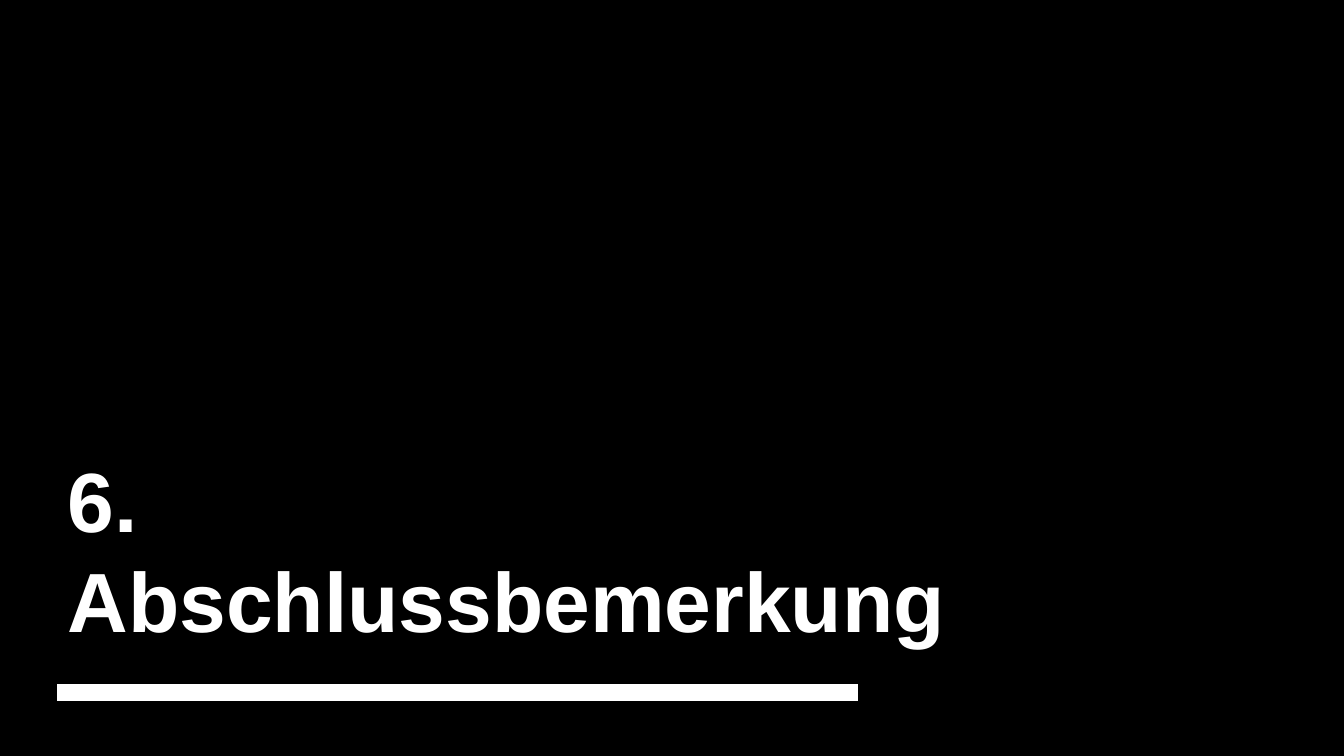
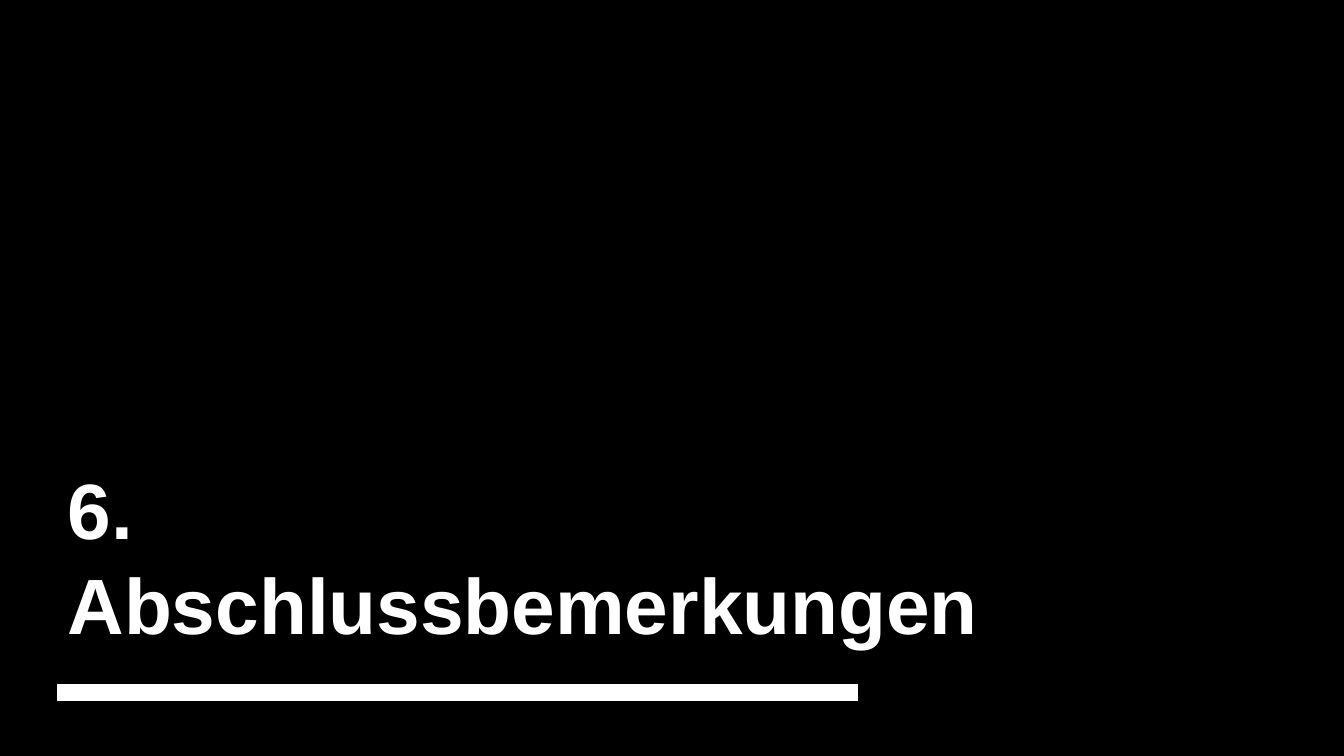
Before and after one commit to zurdavid/projektpraktikum-datascience, a slide deck: slide 80 of präsentationen/Abschlusspräsentation_Entwurf.pptx. Drawn at 1344x756 pixels with LibreOffice and Linux fonts; fonts in the diff are those of the drawing. Boxes give left, top, right and bottom in pixels: in the first picture for what was removed or moved away, otherwise in the second. Text is boxed around its words. In the diff, an @@ line names an element or a change of style, - is before the commit and + after.

```diff
--- a/präsentationen/Abschlusspräsentation_Entwurf.pptx
+++ b/präsentationen/Abschlusspräsentation_Entwurf.pptx
@@ title at (68,484,978,649): text changed; size 60 to 56 pt @@
-6. Abschlussbemerkung
+6. Abschlussbemerkungen
```
Also in this commit, not shown: 9 other slides changed, 4 slides added, 4 slides removed, 2 other files.
